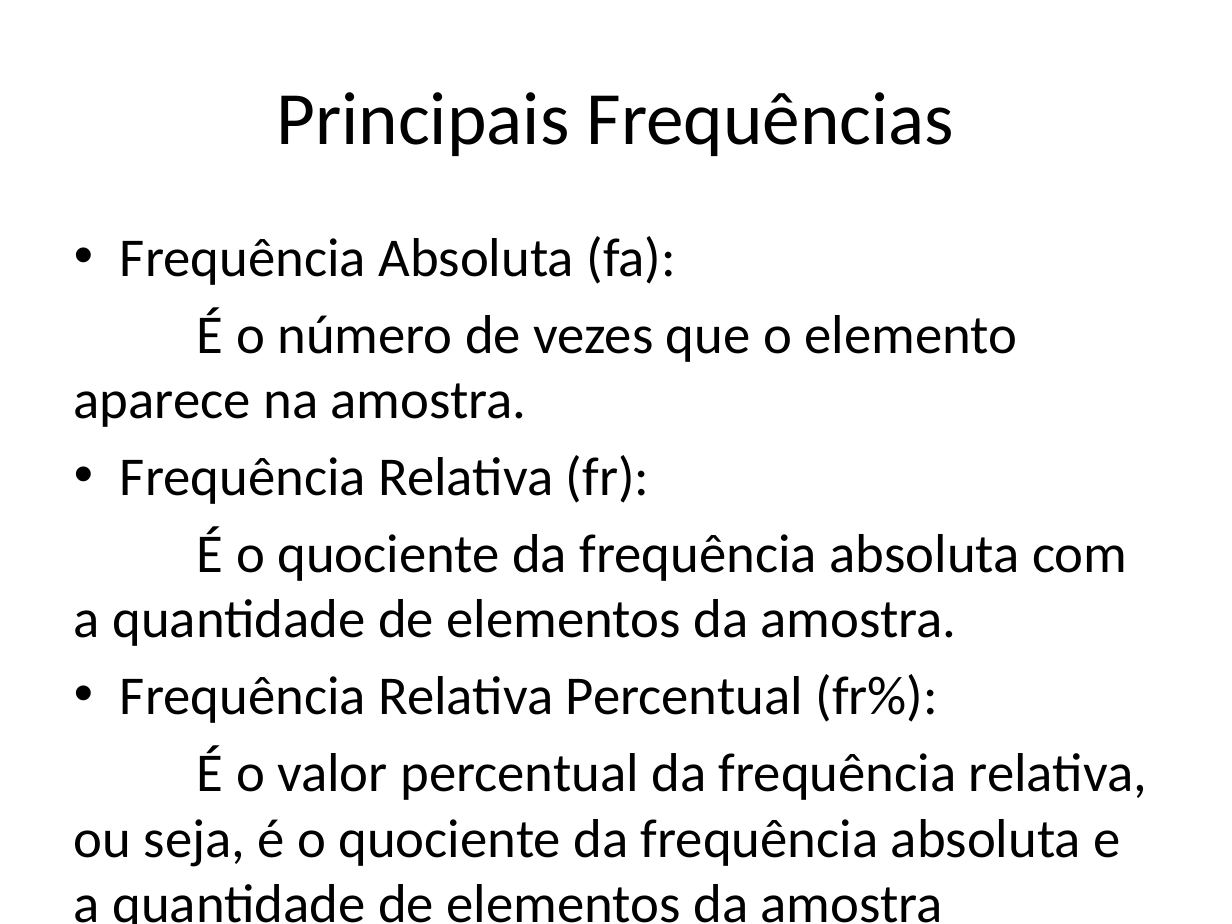
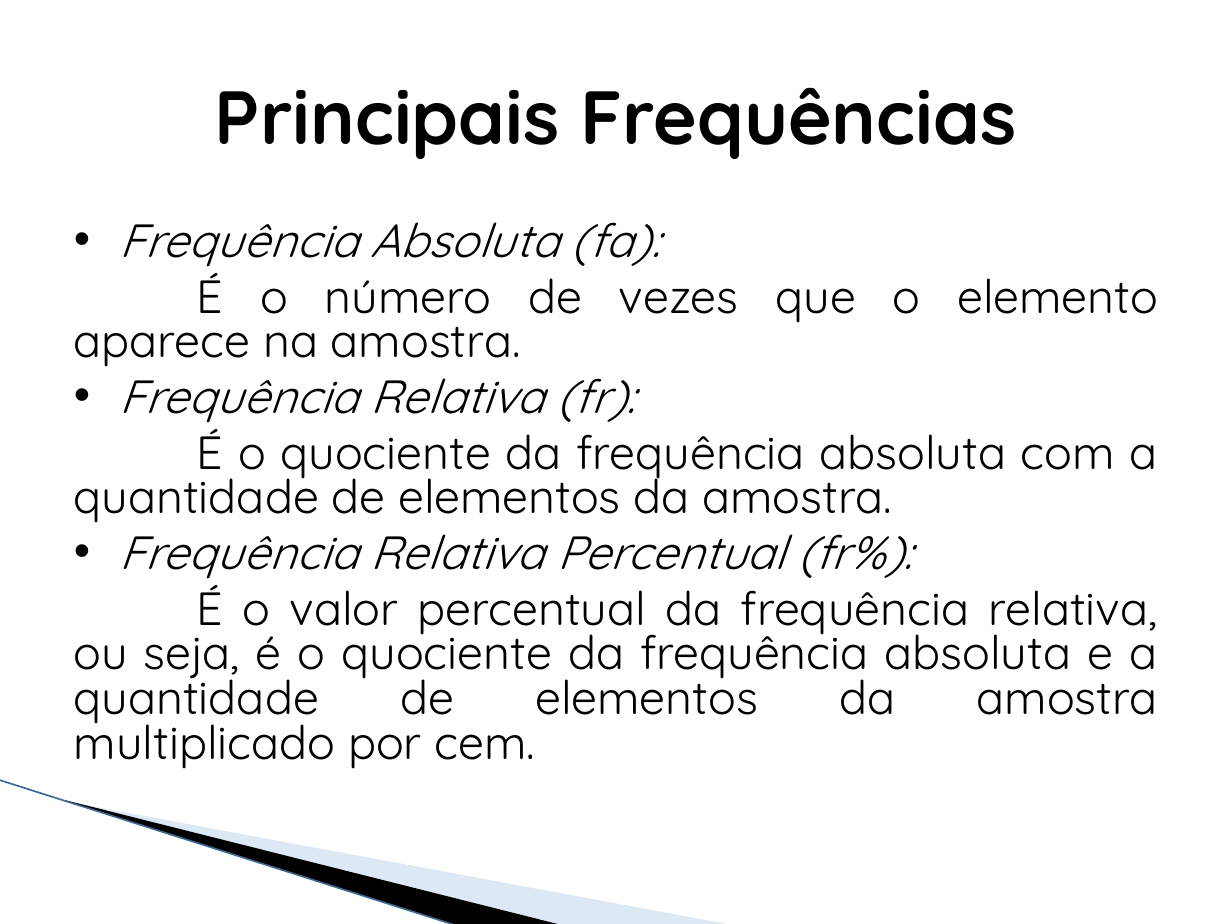
Before and after one commit to j52546/EstatisticaProbabilidade-, a slide deck: slide 7 of Probabilidade e Estatística.pptx (slide 6 before the commit). Drawn at 1232x924 pixels with LibreOffice and Linux fonts; fonts in the diff are those of the drawing; background and template pictures are left out. Boxes give left, top, right and bottom in pixels: in the first picture for what was removed or moved away, otherwise in the second. Text is boxed around its words. In the diff, an @@ line names an element or a change of style, - is before the commit and + after.

```diff
--- a/Probabilidade e Estatística.pptx
+++ b/Probabilidade e Estatística.pptx
@@ text "Principais Frequências" at <box>215,88,1017,159</box>: font Calibri to Quicksand, bold on @@
@@ text "Frequência Absoluta (fa):" at <box>74,222,1158,769</box>: size 32 to 27.2 pt, font Calibri to Quicksand; italic on in "Frequência Absoluta (fa):", "Frequência Relativa (fr):", "Frequência Relativa Percentual (fr%):"; alignment left to justified; line spacing 1 to 0.8 @@
@@ line added from (0, 780) to (457, 924), #A4C1E3 0.95 pt @@
@@ freeform shape added at <box>65,800,563,924</box>, fill #000000 @@
@@ freeform shape added at <box>68,801,733,924</box>, fill #ABC6E6 at 40% opacity @@
```
Also in this commit, not shown: 5 other slides changed, 6 slides added, 3 slides removed, 3 other files.
